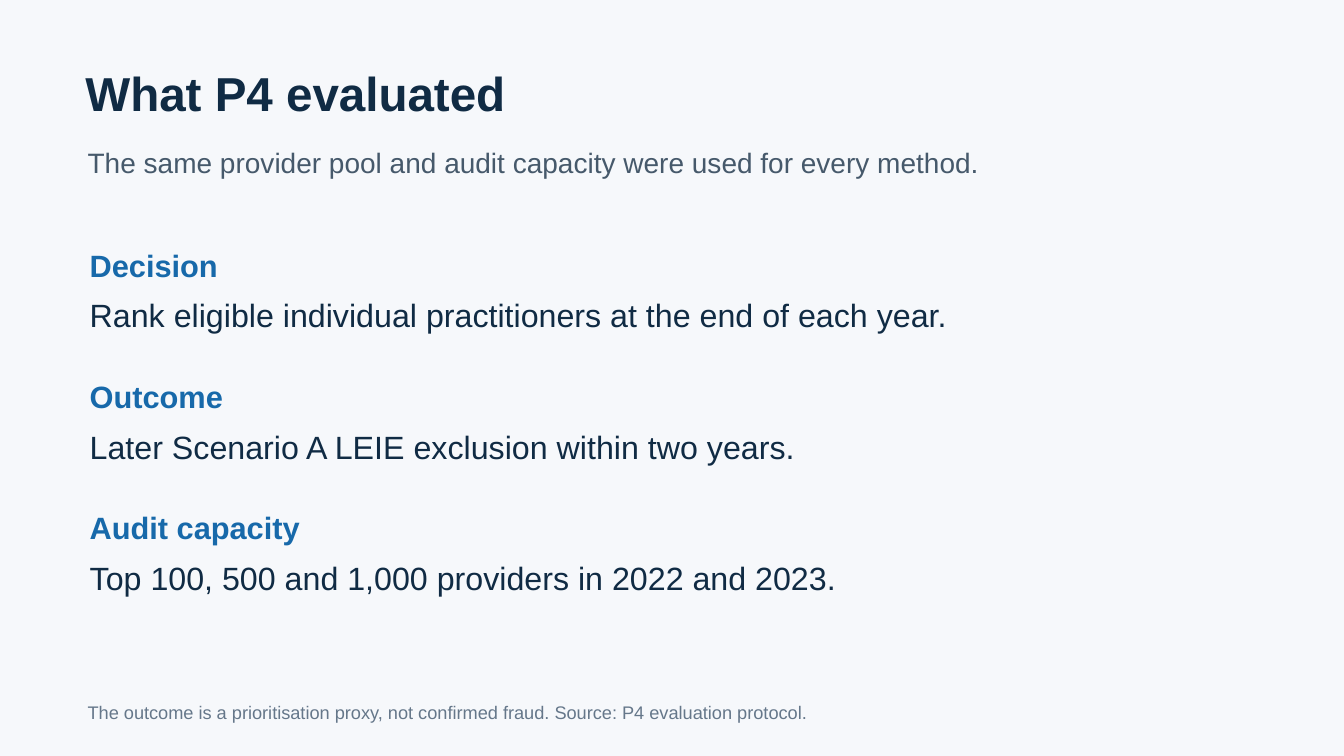
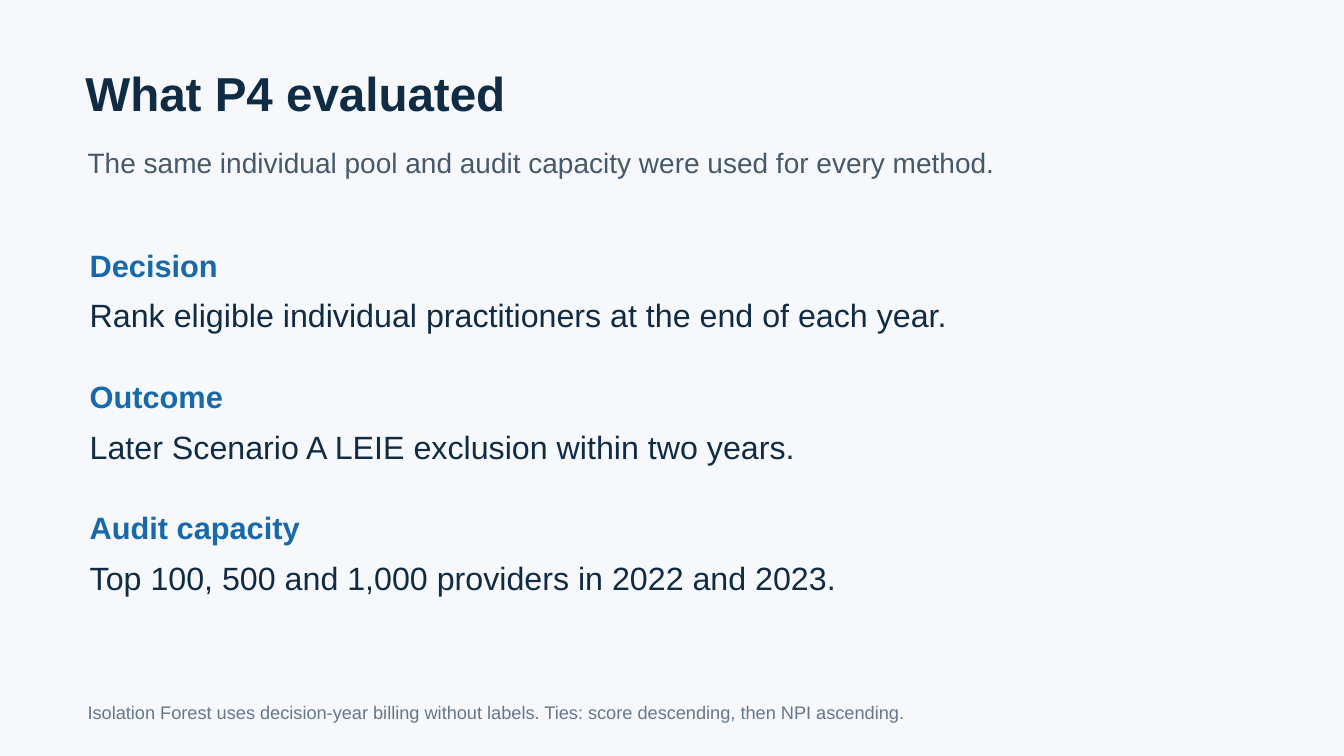
Before and after one commit to 23f2005056/mlba, a slide deck: slide 2 of presentation_figures/FraudLens_P4_Evaluation.pptx. Drawn at 1344x756 pixels with LibreOffice and Linux fonts; fonts in the diff are those of the drawing. Boxes give left, top, right and bottom in pixels: in the first picture for what was removed or moved away, otherwise in the second. Text is boxed around its words. In the diff, an @@ line names an element or a change of style, - is before the commit and + after.

Commit message:
Record P3 evaluation handoff confirmation

```diff
--- a/presentation_figures/FraudLens_P4_Evaluation.pptx
+++ b/presentation_figures/FraudLens_P4_Evaluation.pptx
@@ text at (x1=88, y1=152, x2=994, y2=178): text changed @@
-The same provider pool and audit capacity were used for every method.
+The same individual pool and audit capacity were used for every method.
@@ text at (x1=88, y1=706, x2=904, y2=723): text changed @@
-The outcome is a prioritisation proxy, not confirmed fraud. Source: P4 evaluation protocol.
+Isolation Forest uses decision-year billing without labels. Ties: score descending, then NPI ascending.
```
Also in this commit, not shown: 2 other slides changed, 5 other files.
